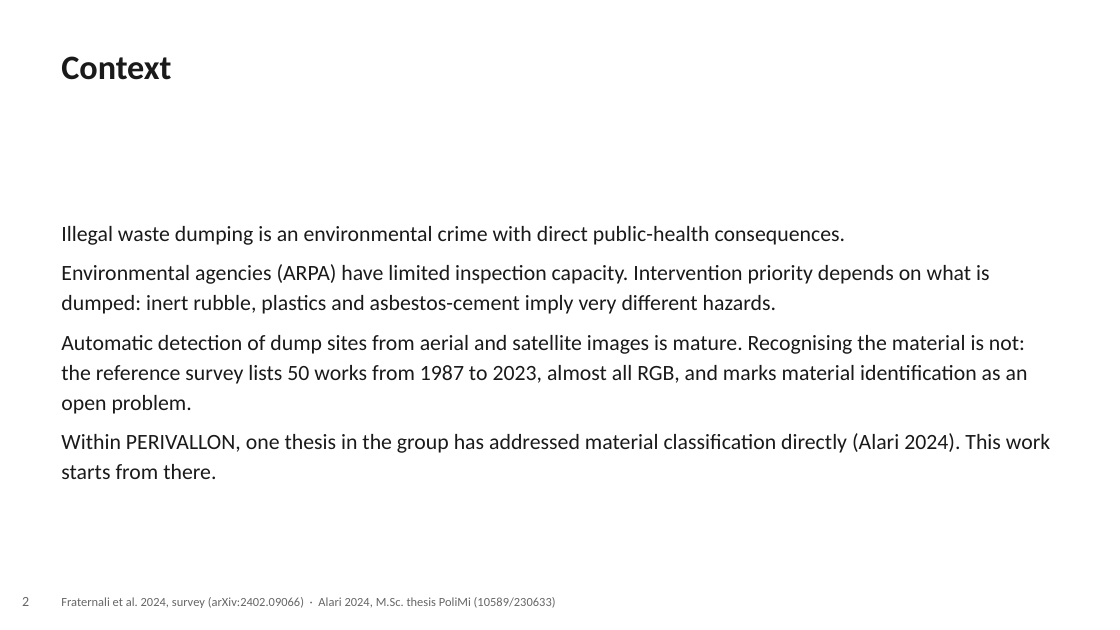
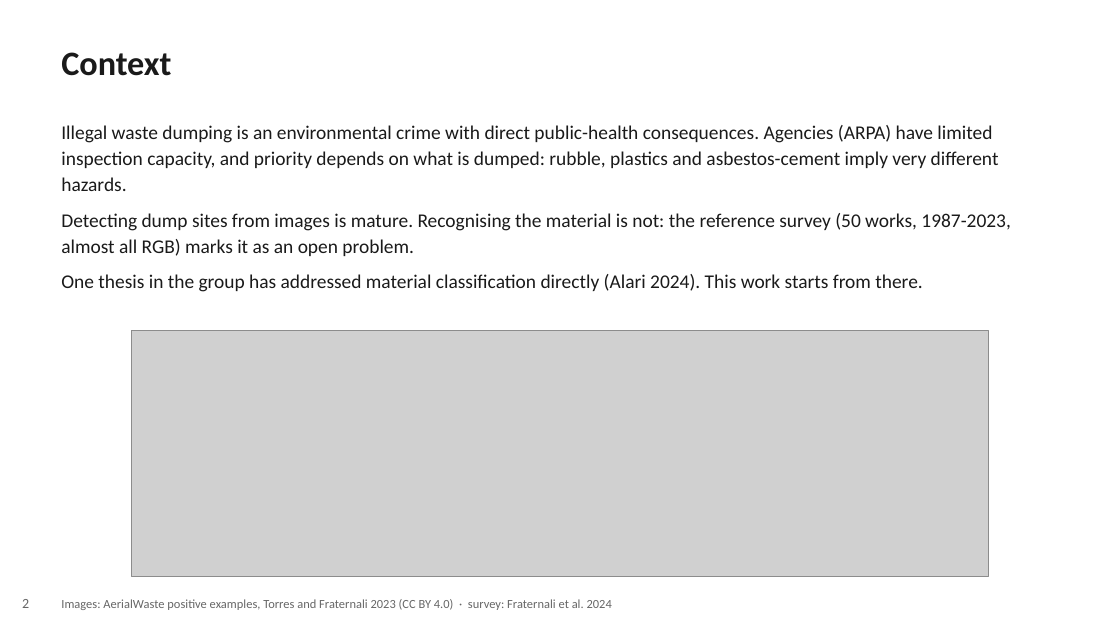
Before and after one commit to alepot55/perivallon-thesis, a slide deck: slide 2 of assets/deck_v7/deck_v7.pptx. Drawn at 1120x630 pixels with LibreOffice and Linux fonts; fonts in the diff are those of the drawing; grey boxes stand for pictures. Boxes give left, top, right and bottom in pixels: in the first picture for what was removed or moved away, otherwise in the second. Text is boxed around its words. In the diff, an @@ line names an element or a change of style, - is before the commit and + after.

Commit message:
deck v7: visual pass — real paper figures + quality diagrams
Per feedback (slides too textual, diagrams below par): 10 of 13 slides now
carry a visual. Real figures extracted from the papers with credit lines:
AerialWaste positive examples (Torres 2023, CC BY) on Context; the Alari
2024 class-sample strip on Materials; a WorldView-3 building-level asbestos
classification example (Bonifazi 2026, CC BY) on material-level related
work. Alari thesis PDF fetched from politesi into the library. New quality
diagrams: task input->model->multi-label output (with a real Alari tile),
literature-search funnel with counts, per-sensor band chart (honest
NIR1/NIR2 overlap), proposal pipeline, evaluation grid schema. All
diagrams QA'd for overflow/clipping and rebuilt where needed.

```diff
--- a/assets/deck_v7/deck_v7.pptx
+++ b/assets/deck_v7/deck_v7.pptx
@@ text "Context" at (61, 52, 171, 76): line spacing 1.15 to 1.12 @@
@@ text "Illegal waste dumping is an ..." at (61, 125, 1011, 292): vertical alignment middle to top @@
@@ text at (61, 125, 1011, 292): text changed; size 14 to 12.5 pt @@
-Illegal waste dumping is an environmental crime with direct public-health consequences.
-Environmental agencies (ARPA) have limited inspection capacity. Intervention priority depends on what is dumped: inert rubble, plastics and asbestos-cement imply very different hazards.
-Automatic detection of dump sites from aerial and satellite images is mature. Recognising the material is not: the reference survey lists 50 works from 1987 to 2023, almost all RGB, and marks material identification as an open problem.
-Within PERIVALLON, one thesis in the group has addressed material classification directly (Alari 2024). This work starts from there.
+Illegal waste dumping is an environmental crime with direct public-health consequences. Agencies (ARPA) have limited inspection capacity, and priority depends on what is dumped: rubble, plastics and asbestos-cement imply very different hazards.
+Detecting dump sites from images is mature. Recognising the material is not: the reference survey (50 works, 1987-2023, almost all RGB) marks it as an open problem.
+One thesis in the group has addressed material classification directly (Alari 2024). This work starts from there.
@@ picture added at (132, 330, 989, 577) @@
@@ text at (61, 599, 612, 610): text changed @@
-Fraternali et al. 2024, survey (arXiv:2402.09066) · Alari 2024, M.Sc. thesis PoliMi (10589/230633)
+Images: AerialWaste positive examples, Torres and Fraternali 2023 (CC BY 4.0) · survey: Fraternali et al. 2024
```
Also in this commit, not shown: 12 other slides changed, 14 other files.
